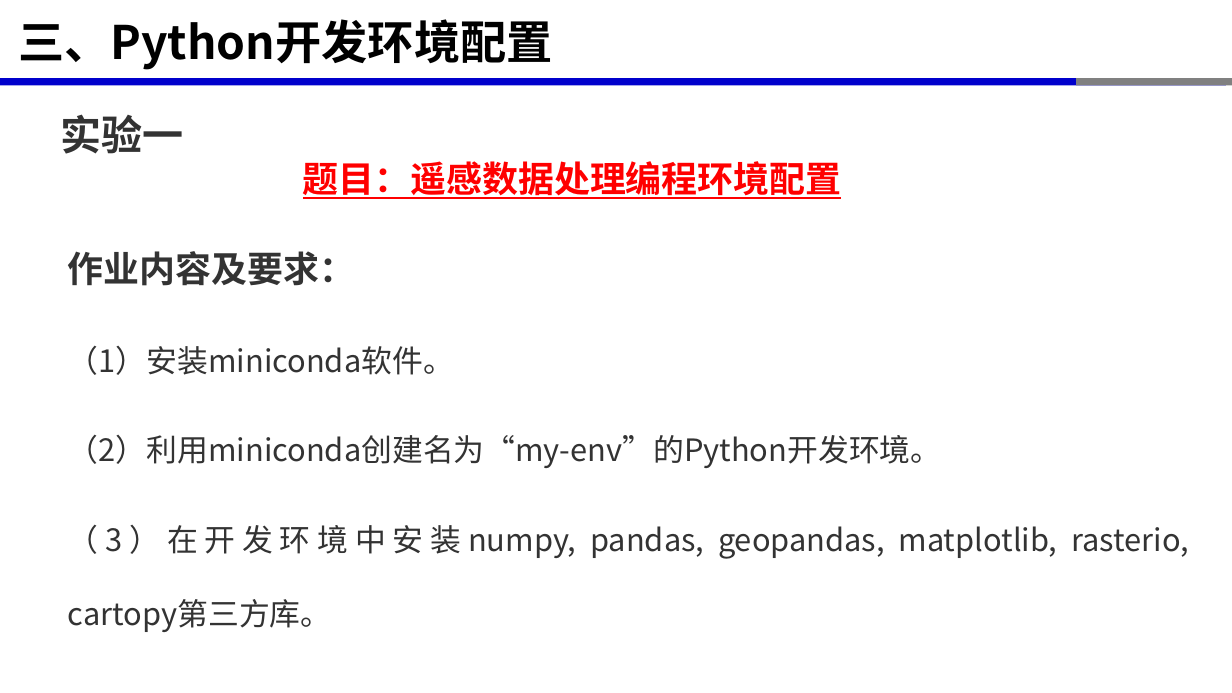
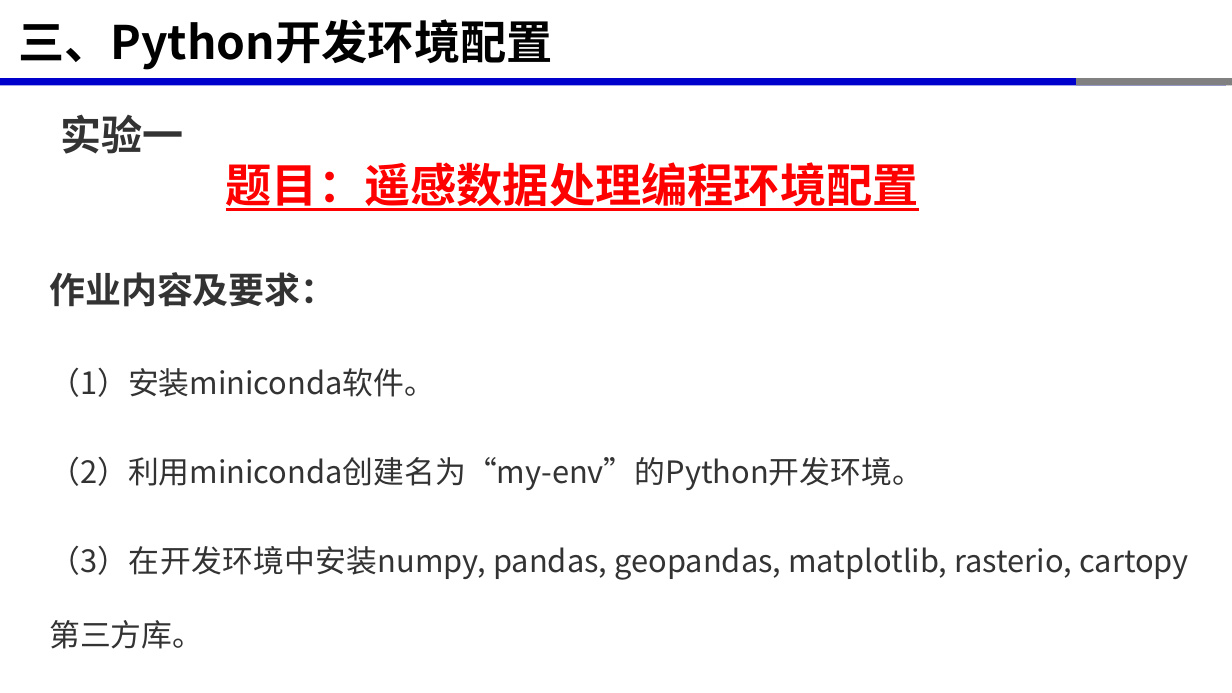
Before and after one commit to xinluo2018/rs-data-processing, a slide deck: slide 36 of 第1章-计算机编程与开发环境/第1章-计算机编程与开发环境.pptx (slide 35 before the commit). Drawn at 1232x693 pixels with LibreOffice and Linux fonts; fonts in the diff are those of the drawing. Boxes give left, top, right and bottom in pixels: in the first picture for what was removed or moved away, otherwise in the second. Text is boxed around its words. In the diff, an @@ line names an element or a change of style, - is before the commit and + after.

```diff
--- a/第1章-计算机编程与开发环境/第1章-计算机编程与开发环境.pptx
+++ b/第1章-计算机编程与开发环境/第1章-计算机编程与开发环境.pptx
@@ text "题目：遥感数据处理编程环境配置" at box(226, 162, 919, 211): size 28 to 36 pt; more space between paragraphs @@
@@ text "作业内容及要求：" rewrapped from box(68, 251, 1189, 632) to box(49, 272, 1073, 649) @@
```
Also in this commit, not shown: 2 other slides changed, 1 slide added, 5 other files.
